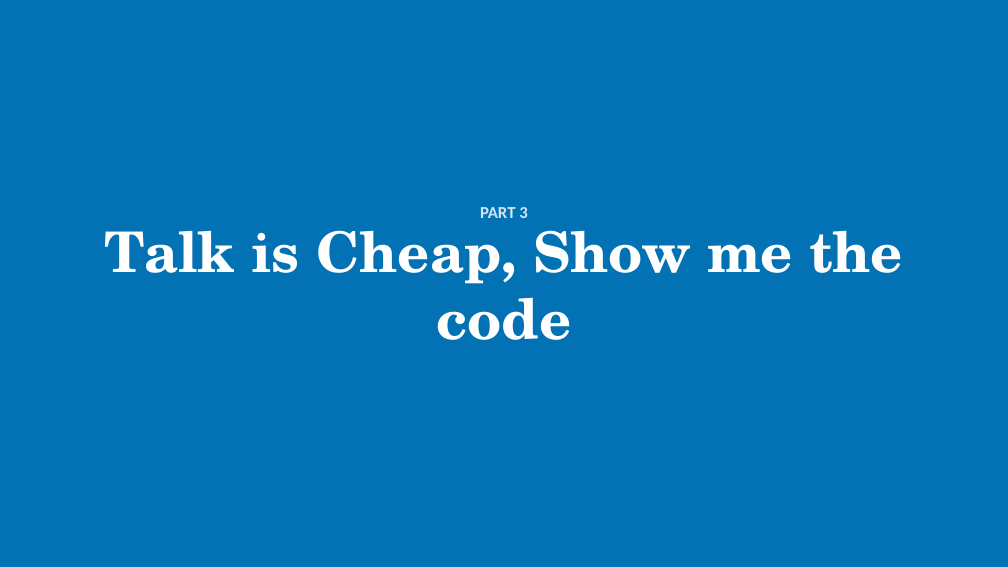
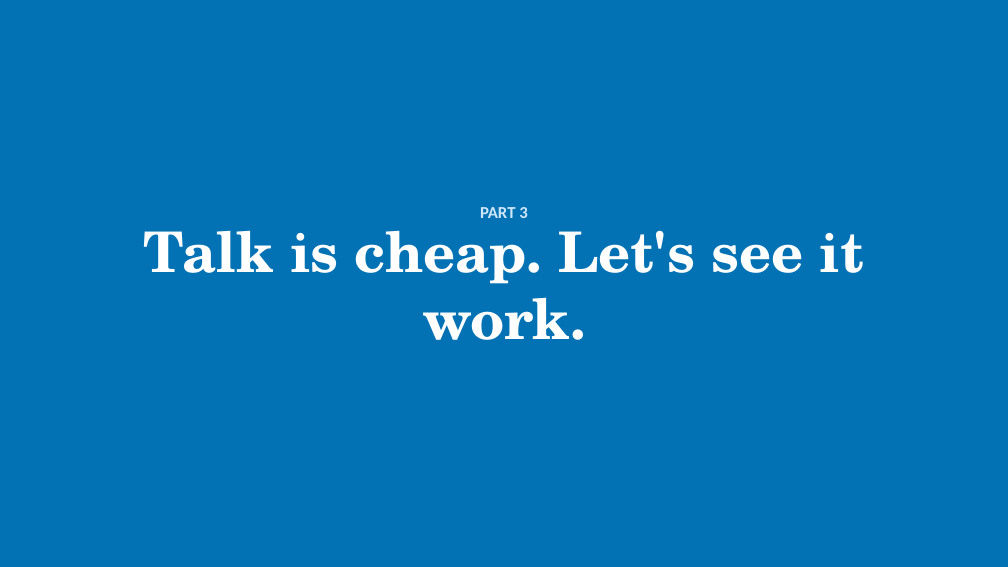
Before and after one commit to ApplauseAuto/testcon-ai-cc-demo, a slide deck: slide 30 of presentation/TestCon2026 - A Tester's Guide to Claude Code.pptx. Drawn at 1008x567 pixels with LibreOffice and Linux fonts; fonts in the diff are those of the drawing. Boxes give left, top, right and bottom in pixels: in the first picture for what was removed or moved away, otherwise in the second. Text is boxed around its words. In the diff, an @@ line names an element or a change of style, - is before the commit and + after.

```diff
--- a/presentation/TestCon2026 - A Tester's Guide to Claude Code.pptx
+++ b/presentation/TestCon2026 - A Tester's Guide to Claude Code.pptx
@@ title at [144, 215, 865, 340]: text changed @@
-Talk is Cheap, Show me the code
+Talk is cheap. Let's see it work.
```
Also in this commit, not shown: 1 other file.
